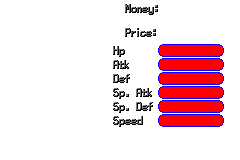
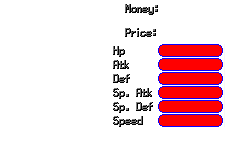
Layer changes from the first 240x160 image to the second:
painted on "Layer 44" over [219, 44, 225, 127]
